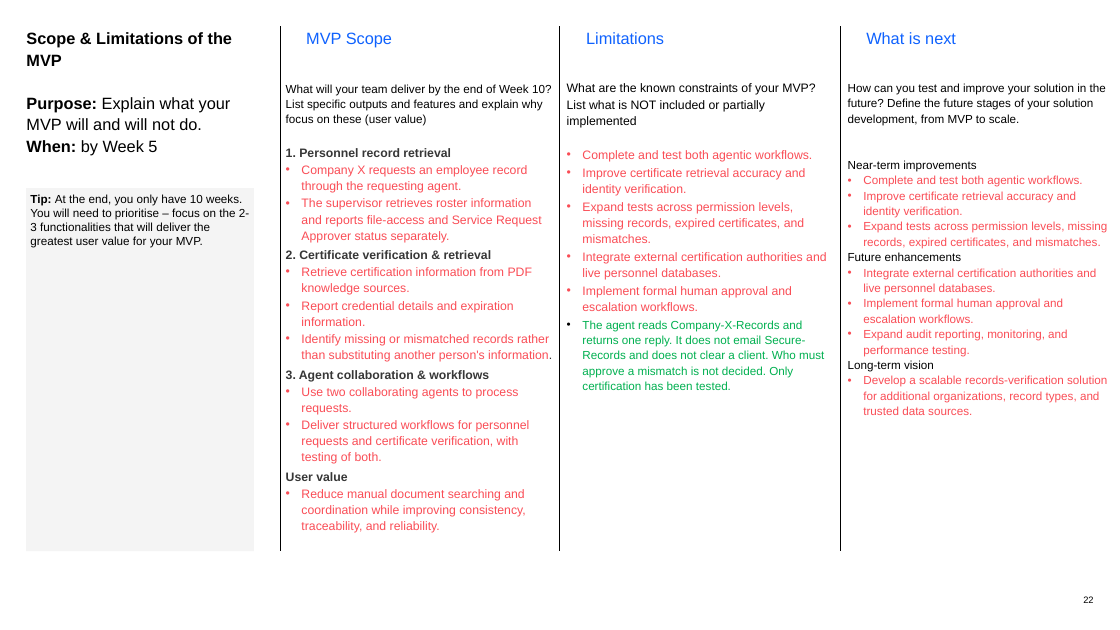
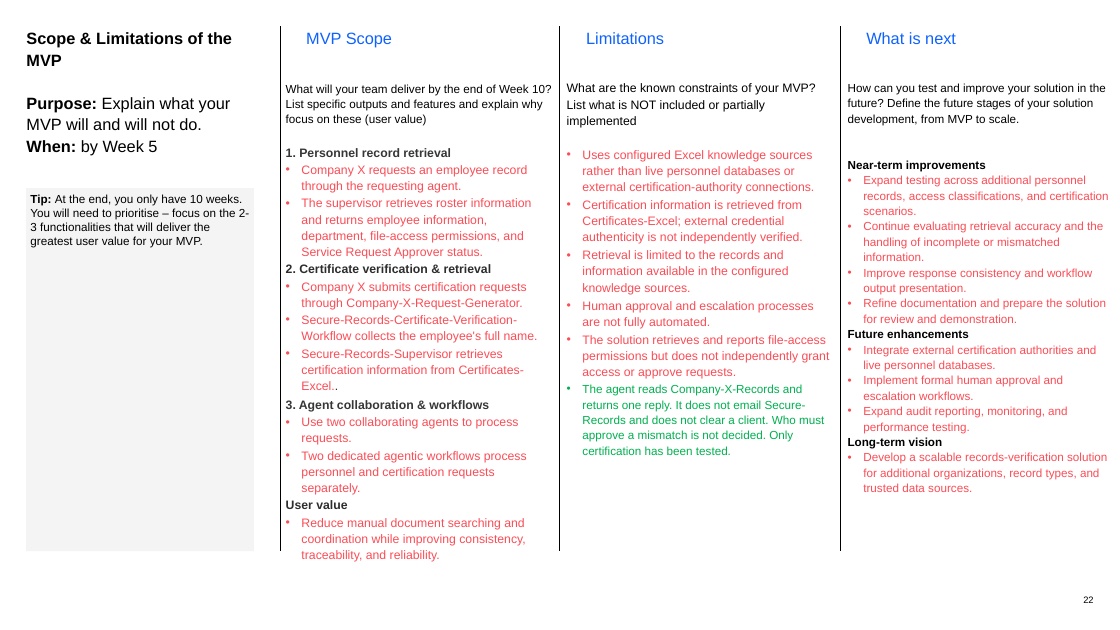
Before and after one commit to miltonr1/Debug-Midnight, a slide deck: slide 22 of Solution Design Guide for Participants, Final.pptx. Drawn at 1120x630 pixels with LibreOffice and Linux fonts; fonts in the diff are those of the drawing. Boxes give left, top, right and bottom in pixels: in the first picture for what was removed or moved away, otherwise in the second. Text is boxed around its words. In the diff, an @@ line names an element or a change of style, - is before the commit and + after.

```diff
--- a/Solution Design Guide for Participants, Final.pptx
+++ b/Solution Design Guide for Participants, Final.pptx
@@ text at (582, 150, 830, 379): text changed @@
-• Complete and test both agentic workflows.
-• Improve certificate retrieval accuracy and identity verification.
-• Expand tests across permission levels, missing records, expired certificates, and mismatches.
-• Integrate external certification authorities and live personnel databases.
-• Implement formal human approval and escalation workflows.
+• Uses configured Excel knowledge sources rather than live personnel databases or external certification-authority connections.
+• Certification information is retrieved from Certificates-Excel; external credential authenticity is not independently verified.
+• Retrieval is limited to the records and information available in the configured knowledge sources.
+• Human approval and escalation processes are not fully automated.
+• The solution retrieves and reports file-access permissions but does not independently grant access or approve requests.
@@ text at (848, 160, 986, 449): bold on in "Near-term improvements", "Future enhancements", "Long-term vision" @@
@@ text at (863, 175, 1109, 323): text changed @@
-• Complete and test both agentic workflows.
-• Improve certificate retrieval accuracy and identity verification.
-• Expand tests across permission levels, missing records, expired certificates, and mismatches.
+• Expand testing across additional personnel records, access classifications, and certification scenarios.
+• Continue evaluating retrieval accuracy and the handling of incomplete or mismatched information.
+• Improve response consistency and workflow output presentation.
+• Refine documentation and prepare the solution for review and demonstration.
@@ text at (301, 198, 532, 259): text changed @@
-• The supervisor retrieves roster information and reports file-access and Service Request Approver status separately.
+• The supervisor retrieves roster information and returns employee information, department, file-access permissions, and Service Request Approver status.
@@ text at (286, 264, 492, 509): text colour #373737 to #2D2D2D in "2. Certificate verification & retrieval", "User value"; less space between paragraphs @@
@@ text at (301, 282, 538, 390): text changed @@
-• Retrieve certification information from PDF knowledge sources.
-• Report credential details and expiration information.
-• Identify missing or mismatched records rather than substituting another person's information.
+• Company X submits certification requests through Company-X-Request-Generator.
+• Secure-Records-Certificate-Verification-Workflow collects the employee's full name.
+• Secure-Records-Supervisor retrieves certification information from Certificates-Excel..
@@ text at (582, 384, 824, 455): more space between paragraphs @@
@@ text at (301, 451, 527, 495): text changed @@
-• Deliver structured workflows for personnel requests and certificate verification, with testing of both.
+• Two dedicated agentic workflows process personnel and certification requests separately.
```
Also in this commit, not shown: 3 other slides changed.
